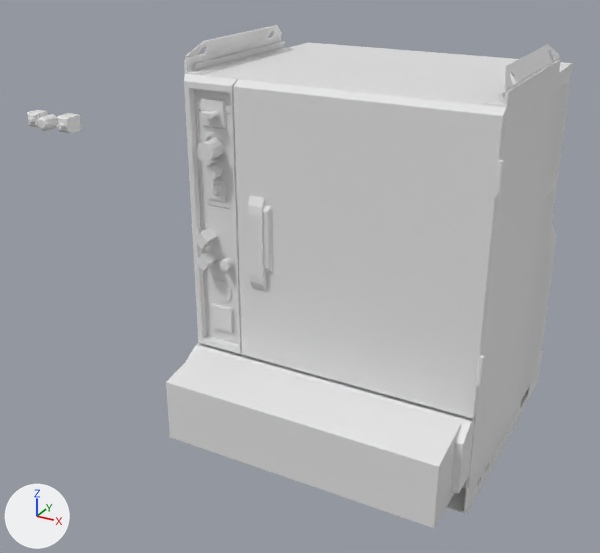
A saved change to the Blender file Assets/Models/Static/Robotics/IRC5/IRC5.blend.
Camera for both pictures: a 50 mm lens placed at (3.87, -8.93, 3.0), pointed at (-0.96, -0.16, -1.39). Every picture has the same lights, and +X, +Y and +Z are marked at lower left.

The older version as bpy lines, for what is in view:
```python
ob_cube = bpy.data.objects.new('Cube', me_cube)
ob_cube.location = (0.0, 0.0, 0.0)
ob_cube_001 = bpy.data.objects.new('Cube.001', me_cube_003)
ob_cube_001.location = (-4.15, -1.29, 0.57)
ob_cube_001.scale = (0.088, 0.088, 0.088)
ob_cylinder_001 = bpy.data.objects.new('Cylinder.001', me_cylinder_001)
ob_cylinder_001.location = (-3.66, -1.37, 0.57)
ob_cylinder_001.rotation_euler = (1.571, 0.0, 0.0)  # degrees (90, 0, 0)
ob_cylinder_001.scale = (0.134, 0.134, 0.134)
ob_knop_1 = bpy.data.objects.new('Knop 1', me_cube_002)
ob_knop_1.location = (-3.62, -1.29, 0.57)
ob_knop_1.scale = (0.0969, 0.0969, 0.0969)
ob_singel_cabinet_irc5_rev0 = bpy.data.objects.new('Singel-Cabinet_IRC5_rev0', me_singel_cabinet_irc5_rev0)
ob_singel_cabinet_irc5_rev0.location = (4.77, 0.0, -0.78)
ob_singel_cabinet_irc5_rev0.rotation_euler = (1.571, 0.0, 0.0)  # degrees (90, 0, 0)
ob_singel_cabinet_irc5_rev0.scale = (0.00322, 0.00322, 0.00322)
# me_cube
# before: 1 (1.83, 0.83, 1.14) at pixel (556, 90), 15 (1.63, 0.83, 1.14), 35 (1.83, 1.11, 1.14) at pixel (562, 85), 37 (1.83, 1.44, 1.14) at pixel (568, 81), 75 (-1.83, 0.83, 1.14)
# before: 89 (-1.63, 0.83, 1.14), 109 (-1.83, 1.11, 1.14), 111 (-1.83, 1.44, 1.14)
```
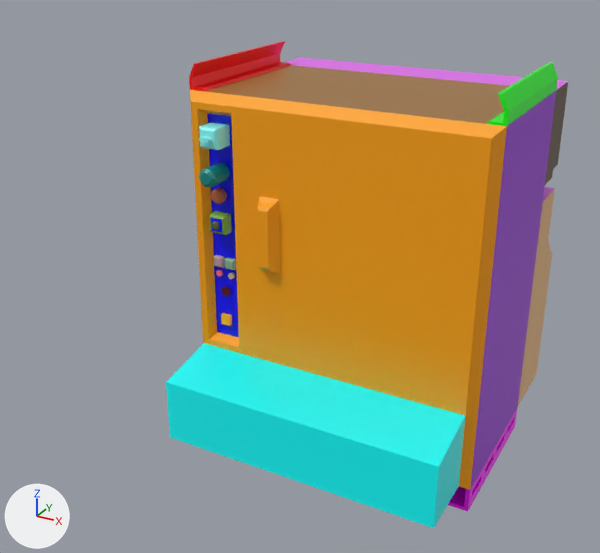
The newer file is also turned or shifted as a whole; pictures and numbers use the older file's frame.

Boxes [x1, y1, x2, y2] around the edits, measured in the pictures (600 x 553 px):
'Cube', surface changed (white to cyan): [166, 41, 568, 528] in both
'Singel-Cabinet_IRC5_rev0', deleted: before [184, 25, 573, 514]
'Knop 1', deleted: before [56, 113, 82, 133]
'Cylinder.001', deleted: before [38, 114, 58, 131]
'Cube.001', deleted: before [27, 110, 48, 127]
part 1 of me_cube, cut back (pink): after [286, 58, 568, 89]
part 2 of me_cube, built on: after [199, 113, 239, 337]
part 3 of me_cube, surface changed (white to cyan): [166, 41, 568, 528] in both

The change, as a diff of the scene's bpy script:
```diff
--- a/Assets/Models/Static/Robotics/IRC5/IRC5.blend.py
+++ b/Assets/Models/Static/Robotics/IRC5/IRC5.blend.py
@@ img_uvlayout_png @@
+img_uvlayout_png = load_image('uvlayout.png', 'uvlayout.png', 2048, 2048, 'sRGB')
@@ mat_material @@
 mat_material = principled_material('Material')
-mat_material.base_color = (0.8, 0.8, 0.8)  # white #e7e7e7
+mat_material.texture = img_uvlayout_png
 mat_material.roughness = 0.4
@@ me_cube @@
 # used by ob_cube; location = (0.0, 0.0, 0.0)
 # verts and faces of me_cube; kept vertices keep their numbers, new ones are numbered from 194
-me_cube.from_pydata(...)  # 194 vertices, 159 faces; spans x -1.83..1.83, y -2.1..1.83, z -3.4..1.44
+me_cube.from_pydata(...)  # 472 vertices, 365 faces; spans x -1.83..1.83, y -2.1..1.83, z -3.4..1.44
+# me_cube part 1
+delete_faces([(35, 37, 111, 109), (1, 35, 109, 75, 89, 15)])
+faces += [(1, 35, 37, 111, 109, 75, 89, 15)]
+# me_cube part 2
+# 1 face is deleted
+# 225 vertices are added at x -1.57..-1.29, y -1.51..-1.17, z -1.74..0.8
+# 31 new vertices lie (0.0, 0.04, 0.0) away from vertices in x -1.55..-1.3, y -1.21, z -1.35..-1.02
+# 12 new vertices lie (0.13, 0.0, 0.0) away from vertices in x -1.57..-1.4, y -1.22..-1.17, z -1.74..-0.84
+# 10 new vertices lie (0.0, 0.07, 0.0) away from vertices in x -1.49..-1.37, y -1.51, z 0.65..0.7
+# 208 new faces join them
+# me_cube part 3: 156 kept faces spanning x -1.83..1.83, y -2.1..1.83, z -3.4..1.44 get new texture (UV) coordinates
 me_cube.materials.append(mat_material)
@@ ob_singel_cabinet_irc5_rev0 @@
-ob_singel_cabinet_irc5_rev0 = bpy.data.objects.new('Singel-Cabinet_IRC5_rev0', me_singel_cabinet_irc5_rev0)
-ob_singel_cabinet_irc5_rev0.location = (4.77, 0.0, -0.78)
-ob_singel_cabinet_irc5_rev0.rotation_euler = (1.571, 0.0, 0.0)  # degrees (90, 0, 0)
-ob_singel_cabinet_irc5_rev0.scale = (0.00322, 0.00322, 0.00322)
@@ ob_knop_1 @@
-ob_knop_1 = bpy.data.objects.new('Knop 1', me_cube_002)
-ob_knop_1.location = (-3.62, -1.29, 0.57)
-ob_knop_1.scale = (0.0969, 0.0969, 0.0969)
@@ ob_cylinder_001 @@
-ob_cylinder_001 = bpy.data.objects.new('Cylinder.001', me_cylinder_001)
-ob_cylinder_001.location = (-3.66, -1.37, 0.57)
-ob_cylinder_001.rotation_euler = (1.571, 0.0, 0.0)  # degrees (90, 0, 0)
-ob_cylinder_001.scale = (0.134, 0.134, 0.134)
@@ ob_cube_001 @@
-ob_cube_001 = bpy.data.objects.new('Cube.001', me_cube_003)
-ob_cube_001.location = (-4.15, -1.29, 0.57)
-ob_cube_001.scale = (0.088, 0.088, 0.088)
```
